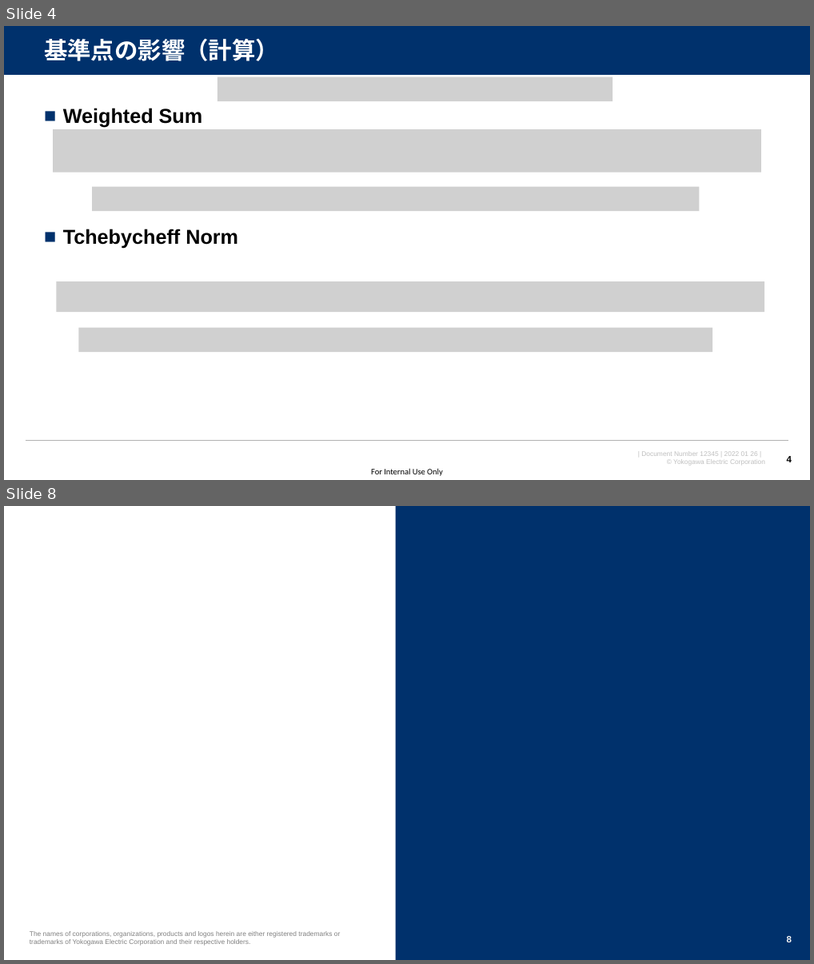
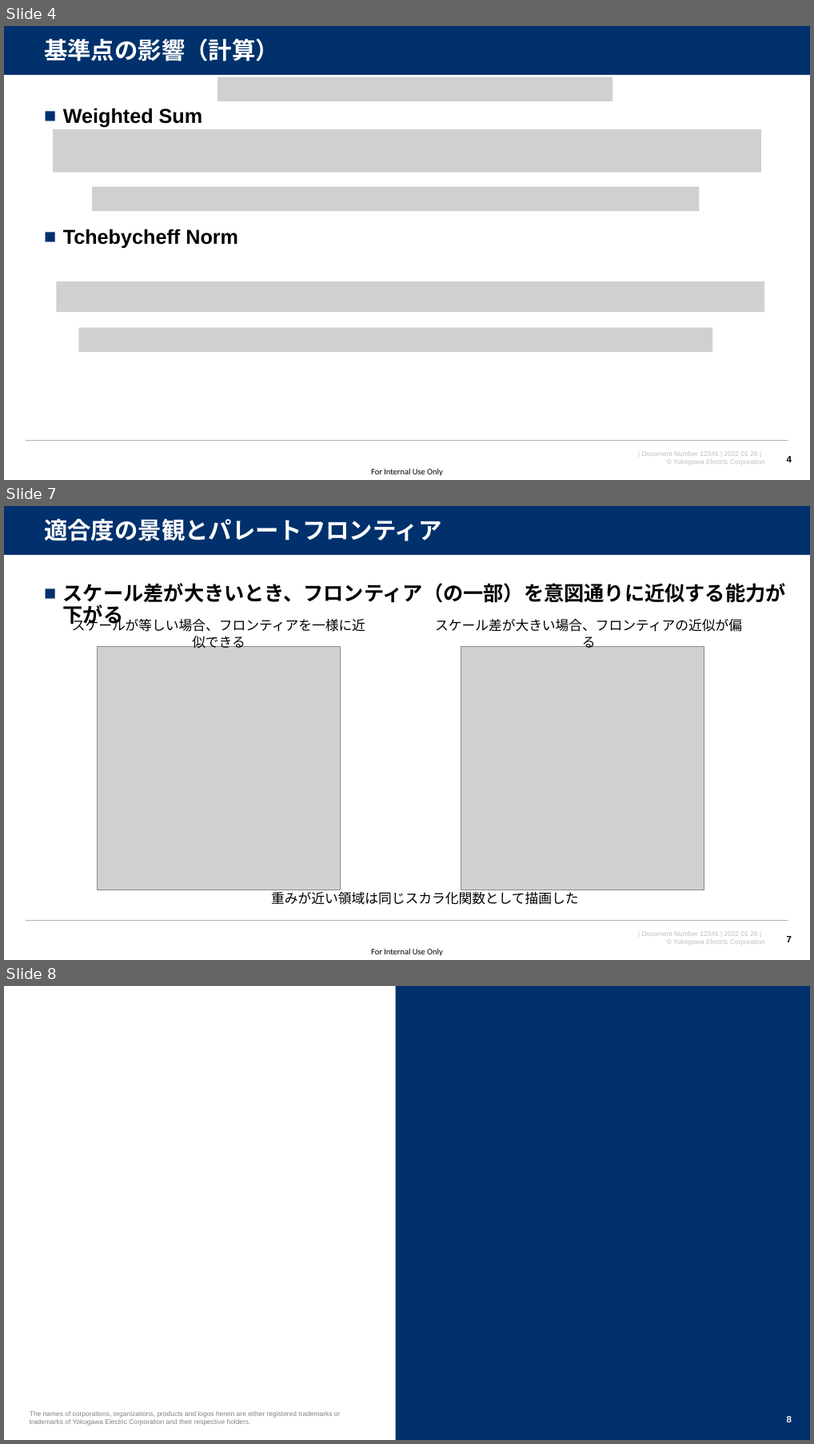
Before and after one commit to watarukumagai-git/opt, a slide deck: opt/220426_有制約最適化の検証_rev.0.pptx. Shown one above the other, each under a label of ours: slides 4 and 8 before the commit, slides 4, 7 and 8 after it; the slides between them are not shown. The pictures are 814x964 and 814x1444 pixels, drawn with LibreOffice and Linux fonts; fonts in the diff are those of the drawing; grey boxes stand for pictures; background and template pictures are left out. Boxes give left, top, right and bottom in pixels: in the first picture for what was removed or moved away, otherwise in the second. Text is boxed around its words. In the diff, an @@ line names an element or a change of style, - is before the commit and + after.

```diff
--- a/opt/220426_有制約最適化の検証_rev.0.pptx
+++ b/opt/220426_有制約最適化の検証_rev.0.pptx
@@ slide 7 added at [4,506,810,960], background #FFFFFF; not listed: 5 template elements that a slide beside it also shows @@
@@ title added at [44,519,442,541], 28 pt, text #FFFFFF, bold @@
+適合度の景観とパレートフロンティア
@@ text added at [63,583,786,628], 24 pt, text #000000, bold @@
+■ スケール差が大きいとき、フロンティア（の一部）を意図通りに近似する能力が下がる
@@ text added at [72,617,366,648], 16 pt, text #000000 @@
+スケールが等しい場合、フロンティアを一様に近似できる
@@ text added at [435,619,742,632], 16 pt, text #000000 @@
+スケール差が大きい場合、フロンティアの近似が偏る
@@ picture added at [97,646,341,890] @@
@@ picture added at [461,646,705,890] @@
@@ text added at [271,889,578,904], 16 pt, text #000000 @@
+重みが近い領域は同じスカラ化関数として描画した
@@ page number added at [787,936,792,942], 11 pt, text #000000, bold @@
+7
```
Also in this commit, not shown: 2 slides changed, 1 slide removed.
